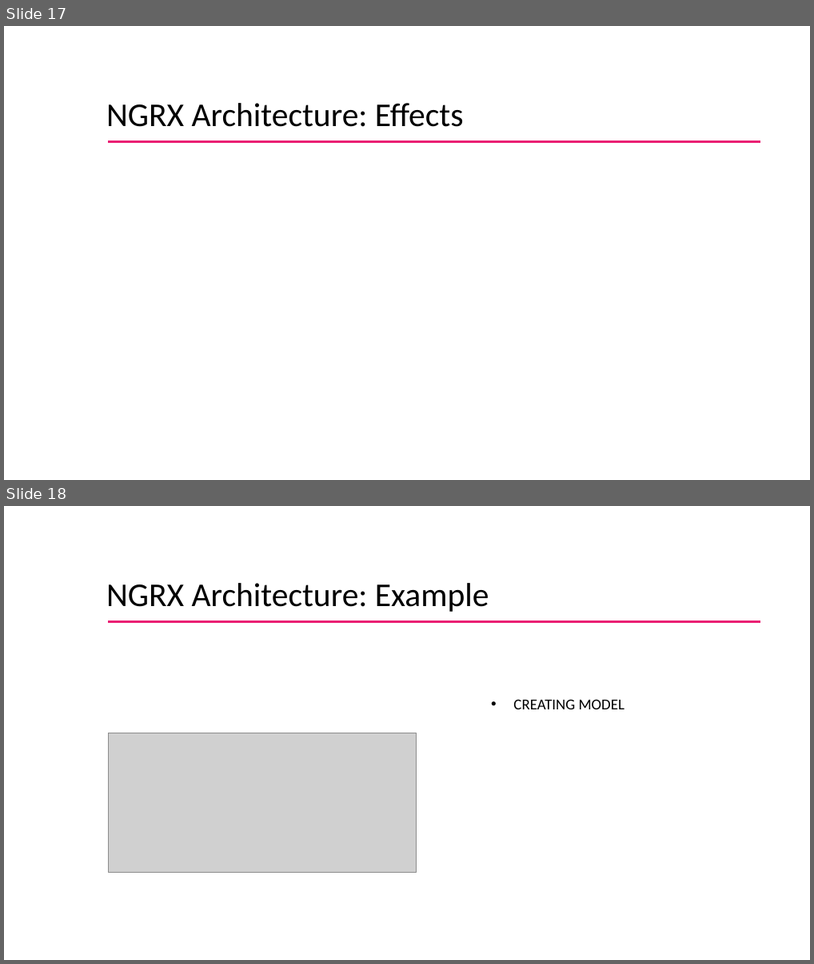
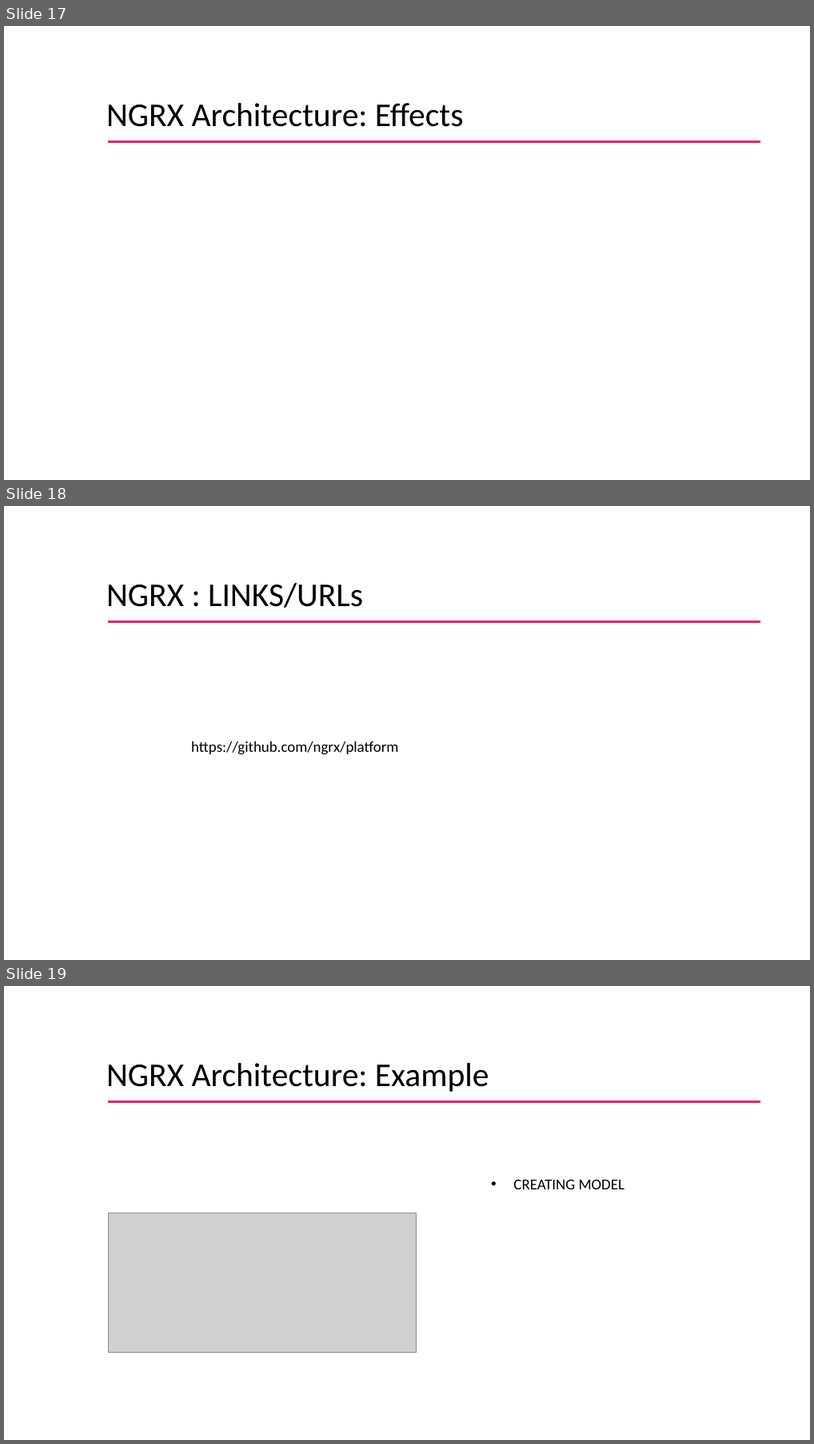
Before and after one commit to rkrandhir/globalForm, a slide deck: NGRX_tech_session.pptx. Shown one above the other, each under a label of ours: slides 17 and 18 before the commit, slides 17, 18 and 19 after it. The pictures are 814x964 and 814x1444 pixels, drawn with LibreOffice and Linux fonts; fonts in the diff are those of the drawing; grey boxes stand for pictures; background and template pictures are left out. Boxes give left, top, right and bottom in pixels: in the first picture for what was removed or moved away, otherwise in the second. Text is boxed around its words. In the diff, an @@ line names an element or a change of style, - is before the commit and + after.

```diff
--- a/NGRX_tech_session.pptx
+++ b/NGRX_tech_session.pptx
@@ slide 18 added at (4,506,810,960), background #FFFFFF @@
@@ title added at (106,583,363,608), 39.6 pt, text #000000 @@
+NGRX : LINKS/URLs
@@ line added from (109, 621) to (761, 621), #EA2073 2.25 pt @@
@@ text added at (191,741,398,755), 18 pt, text #000000 @@
+https://github.com/ngrx/platform
@@ page number added at (614,924,785,949), 14 pt, text #FFFFFF, bold @@
+18
@@ what was slide 18 is now slide 19 @@
```
Also in this commit, not shown: 2 slides changed, 1 other slide added, 1 slide removed.
